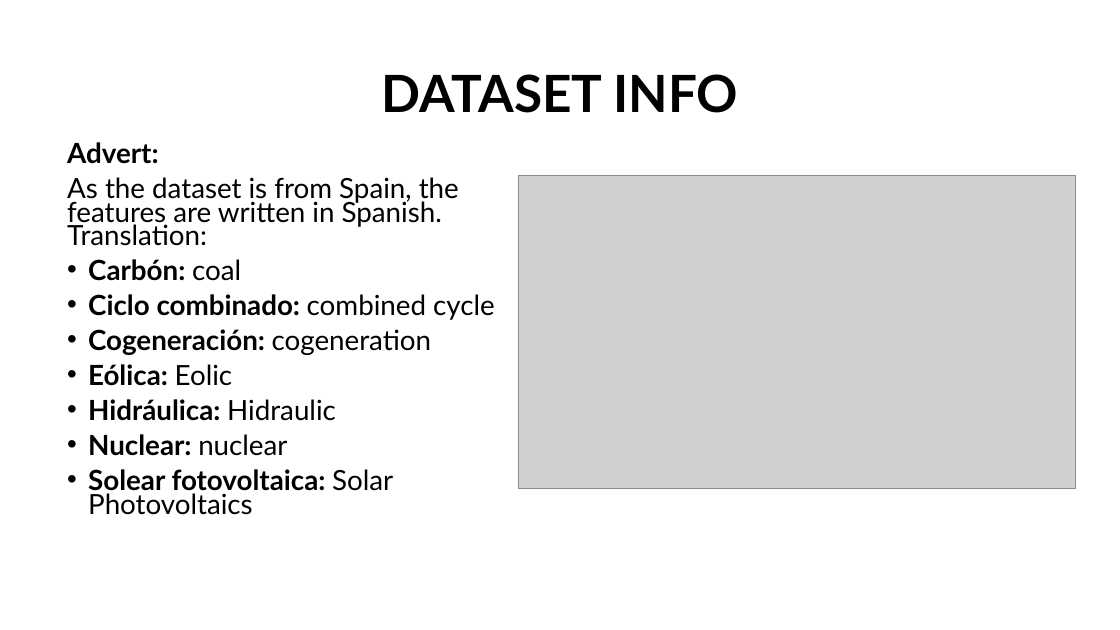
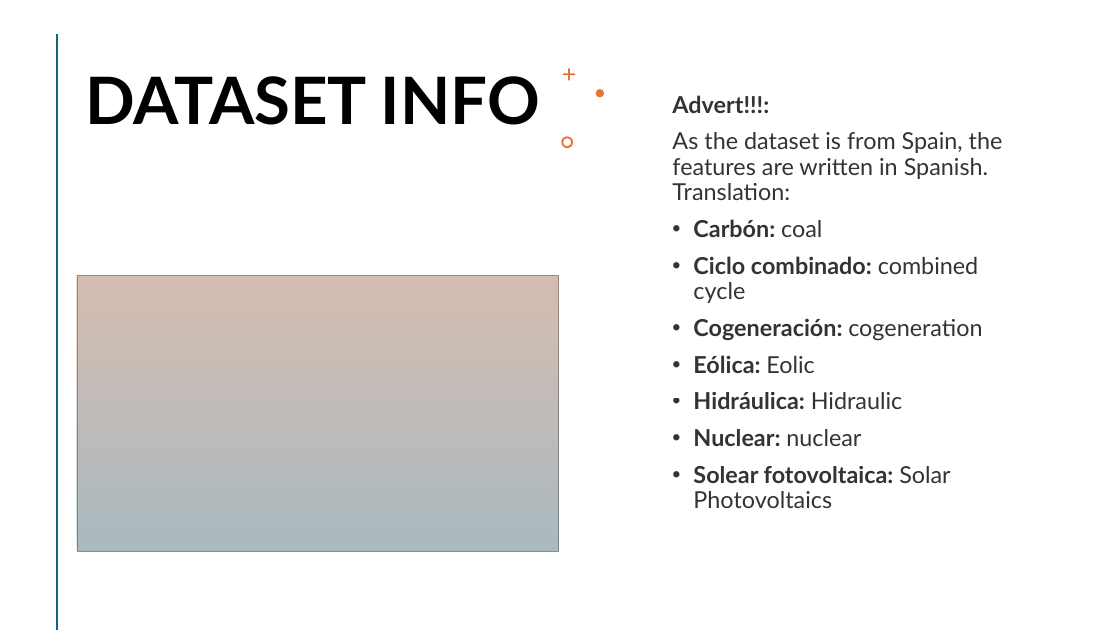
Before and after one commit to mireiamonbu/Spanish-Forecasters-MireiaMontoya-EnriqueRuiz, a slide deck: slide 6 of presentation/CapstonProject.pptx (slide 7 before the commit). Drawn at 1120x630 pixels with LibreOffice and Linux fonts; fonts in the diff are those of the drawing; grey boxes stand for pictures. Boxes give left, top, right and bottom in pixels: in the first picture for what was removed or moved away, otherwise in the second. Text is boxed around its words. In the diff, an @@ line names an element or a change of style, - is before the commit and + after.

```diff
--- a/presentation/CapstonProject.pptx
+++ b/presentation/CapstonProject.pptx
@@ line added from (57, 35) to (57, 630), #E97132 2 pt @@
@@ text "DATASET INFO": place and size @@
-text "DATASET INFO" at [381, 74, 738, 113]
+text "DATASET INFO" at [85, 76, 540, 125]
@@ text "DATASET INFO" at [85, 76, 540, 125]: size 44 to 56 pt; alignment centre to left; more space between paragraphs; vertical alignment middle to top @@
@@ freeform shape added at [563, 68, 576, 81], fill #E97132 @@
@@ freeform shape added at [596, 89, 604, 97], fill #E97132 @@
@@ text "Advert!!!:": place and size @@
-text "Advert!!!:" at [67, 142, 495, 515]
+text "Advert!!!:" at [672, 95, 1003, 508]
@@ text "Advert!!!:" at [672, 95, 1003, 508]: vertical alignment top to middle @@
@@ text at [672, 95, 769, 113]: text changed; size 23.8 to 20 pt; text colour #000000 to #000000 at 80% opacity @@
-Advert:
+Advert!!!:
@@ freeform shape added at [561, 136, 573, 148], fill #E97132 @@
@@ text at [672, 132, 1003, 508]: size 23.8 to 20 pt, text colour #000000 to #000000 at 80% opacity; line spacing 0.7 to 0.9 @@
@@ picture: place and size @@
-picture at [518, 176, 1075, 489]
+picture at [77, 276, 559, 551]
@@ rectangle added at [77, 276, 559, 551], fill gradient #156082 to #E97132 @@
```
Also in this commit, not shown: 12 other slides changed, 1 slide added, 5 slides removed, 20 other files.
